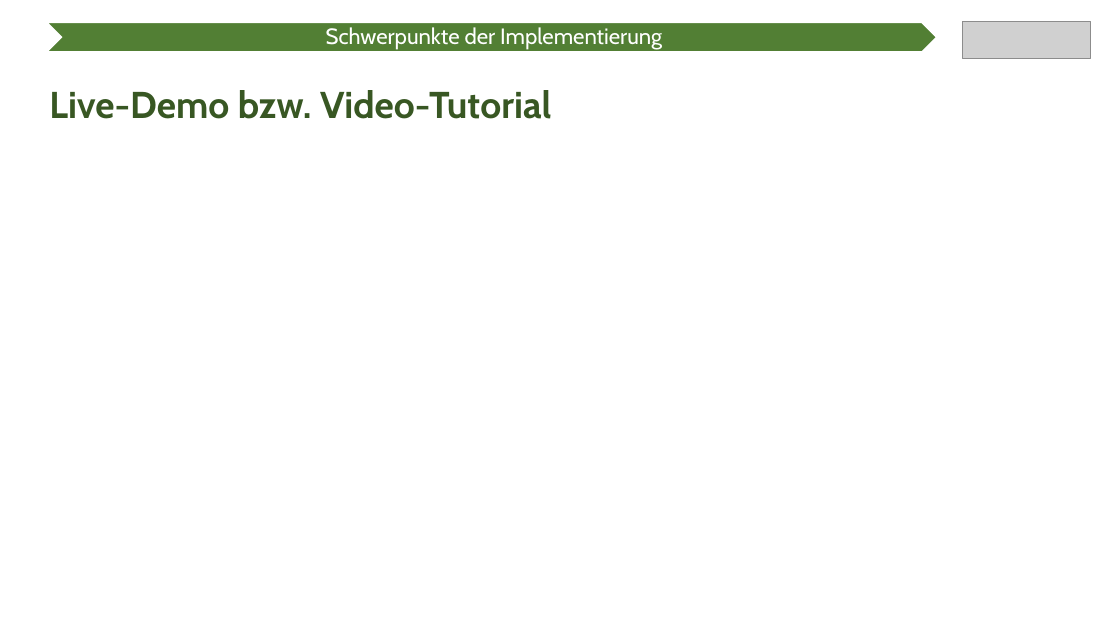
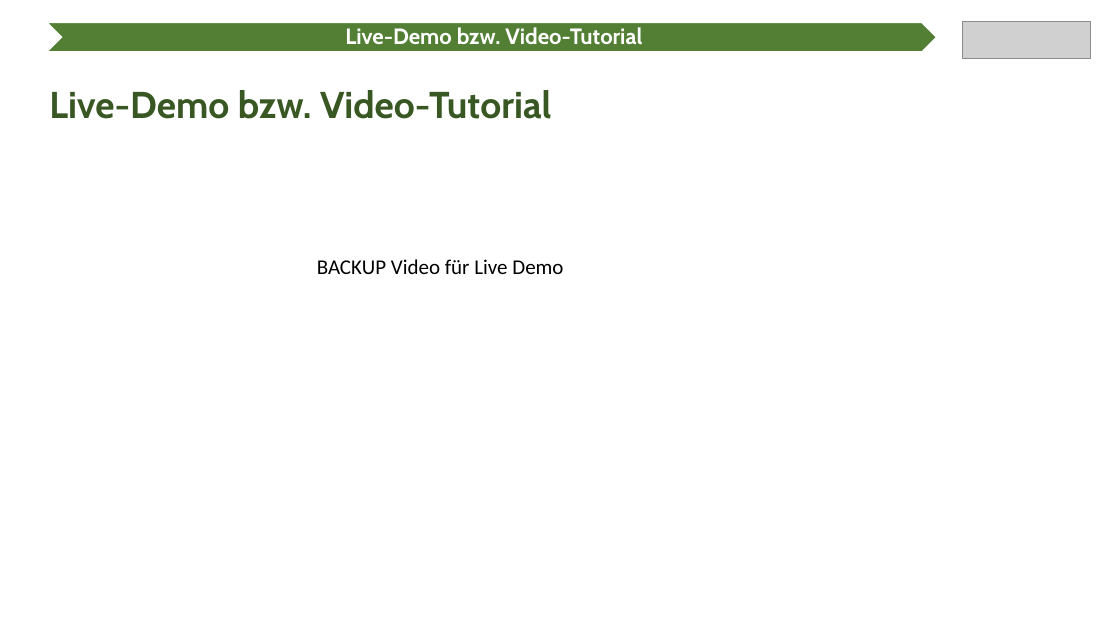
Before and after one commit to Ratoh/SAPLEXA, a slide deck: slide 11 of CavallaroAngelo/Präsentation Wahlmodulvorstellung/SAPlexa Präsentation.pptx. Drawn at 1120x630 pixels with LibreOffice and Linux fonts; fonts in the diff are those of the drawing; grey boxes stand for pictures. Boxes give left, top, right and bottom in pixels: in the first picture for what was removed or moved away, otherwise in the second. Text is boxed around its words. In the diff, an @@ line names an element or a change of style, - is before the commit and + after.

```diff
--- a/CavallaroAngelo/Präsentation Wahlmodulvorstellung/SAPlexa Präsentation.pptx
+++ b/CavallaroAngelo/Präsentation Wahlmodulvorstellung/SAPlexa Präsentation.pptx
@@ text at (345, 27, 642, 45): text changed; bold on @@
-Schwerpunkte der Implementierung
+Live-Demo bzw. Video-Tutorial
@@ text added at (317, 259, 563, 274), 18 pt, text #000000 @@
+BACKUP Video für Live Demo
```
Also in this commit, not shown: 5 other slides changed, 2 slides added, 2 slides removed, 1 other file.
